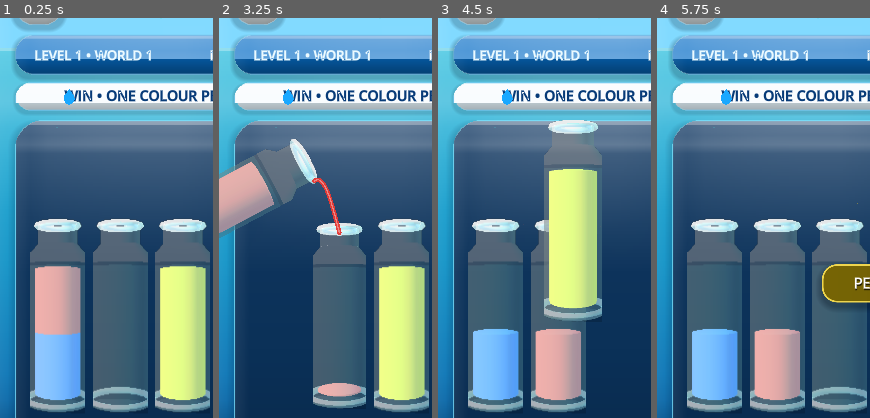
Above: before the commit, frames 1-4 (left to right).
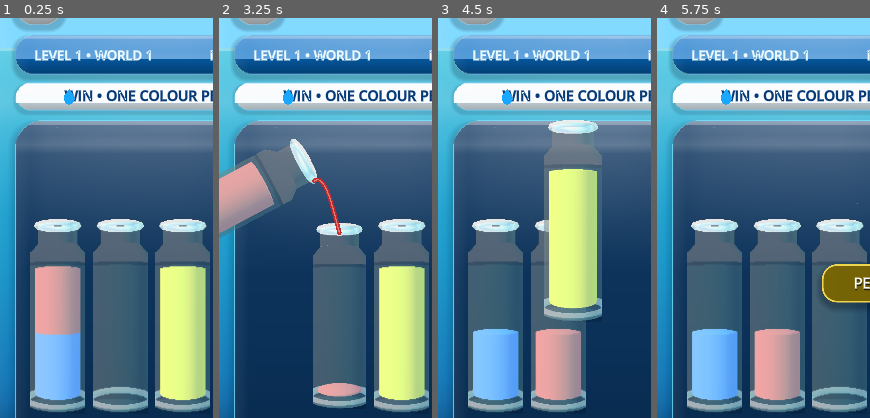
Above: after the commit, the same moments.

Repository: eghosa001/unjam
Game: Godot game, scene res://scenes/WaterSort.tscn
The game is run twice, just before and just after one commit, with the same random seed, the same clock (stepped at 60 frames per second) and the same inputs. This scene is started directly instead of the project's main scene.
Inputs (mouse positions are % of the whole screen's width and height, from its top left):
- Up to frame 1 (0.25 s): no input
- Up to frame 2 (3.25 s): click "←" at 0.5 s; click "↻" at 1.25 s; click (23, 45) at 2 s; click (38, 45) at 2.75 s
- Up to frame 3 (4.5 s): click (52, 45) at 3.5 s; click (67, 45) at 4.25 s
- Up to frame 4 (5.75 s): click (82, 45) at 5 s
The pictures show only the part of the screen within x 10-59%, y 7-57%; the shares and areas given below are measured in that part.

The runs differ from the first frame. In frame 2, 0.2% of the frame differs, in the area x 43-58%, y 40-55%; in frame 3, less than 0.1%; in frame 4, less than 0.1%.

Commit message:
increase Water Sort palette separation

Diff:
--- a/scripts/ui/water_tube_reference_button.gd
+++ b/scripts/ui/water_tube_reference_button.gd
@@ -2,12 +2,11 @@
 
 const CAPACITY := 4
 const PALETTE := [
-	# Perceptually separated late-game palette. The first eight cover the primary
-	# hue wheel; the four late-game additions deliberately differ in value as well
-	# as hue so 10-12 colour boards remain readable on small phone screens.
-	Color("e53935"), Color("1e5eff"), Color("ffd400"), Color("00a86b"),
+	# Late-game high-separation palette. Colours differ by hue and value so
+	# 10-12 colour boards remain readable under phone display/lighting variation.
+	Color("c62828"), Color("1e5eff"), Color("ffd400"), Color("00a86b"),
 	Color("a100f2"), Color("ff7a00"), Color("00b8d9"), Color("e0008a"),
-	Color("263238"), Color("a8e600"), Color("9a5a24"), Color("ff8fbd")
+	Color("263238"), Color("8bc34a"), Color("795548"), Color("b2f0e8")
 ]
 var layers: Array = []
 var is_selected := false
